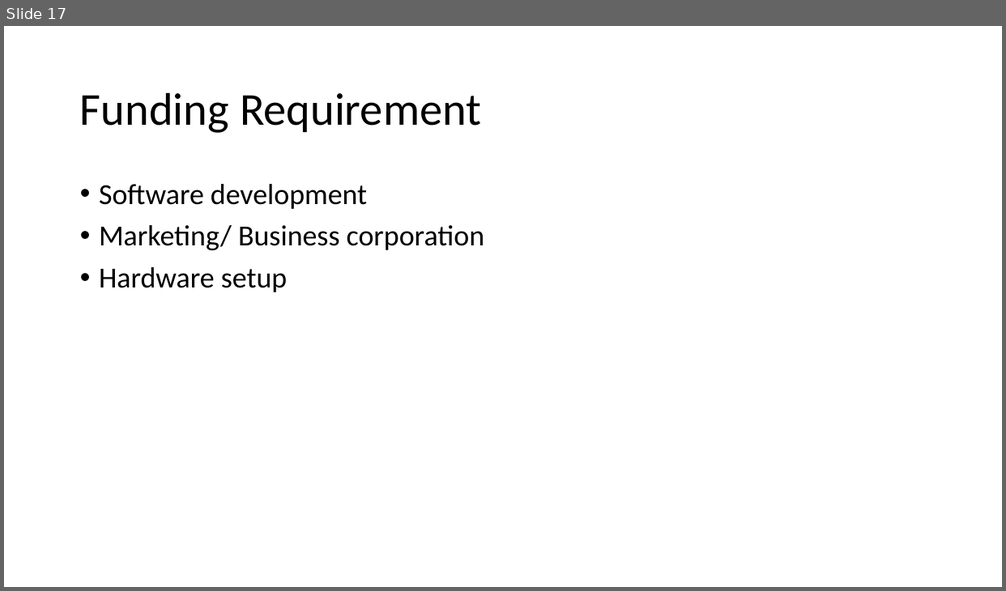
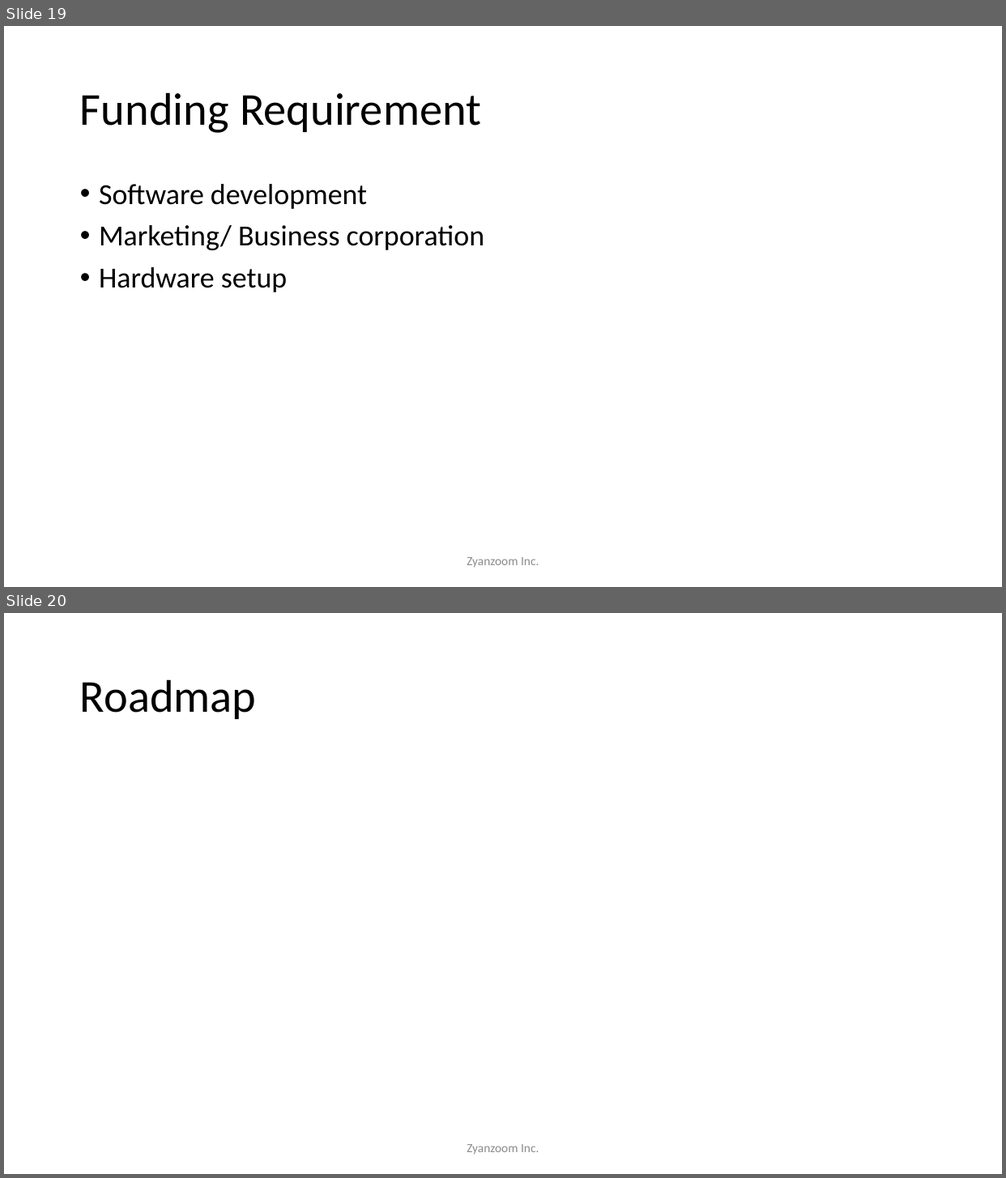
Before and after one commit to twigzxd/ZXXXZ, a slide deck: SmartLocker.pptx. Shown one above the other, each under a label of ours: slide 17 before the commit, slides 19 and 20 after it. The pictures are 1006x591 and 1006x1178 pixels, drawn with LibreOffice and Linux fonts; fonts in the diff are those of the drawing. Boxes give left, top, right and bottom in pixels: in the first picture for what was removed or moved away, otherwise in the second. Text is boxed around its words. In the diff, an @@ line names an element or a change of style, - is before the commit and + after.

```diff
--- a/SmartLocker.pptx
+++ b/SmartLocker.pptx
@@ slide 20 added at (x1=4, y1=613, x2=1002, y2=1174), background #FFFFFF @@
@@ title added at (x1=80, y1=679, x2=257, y2=719), 44 pt, text #000000 @@
+Roadmap
@@ text added at (x1=467, y1=1144, x2=539, y2=1155), 12 pt, text #8C8C8C @@
+Zyanzoom Inc.
@@ what was slide 17 is now slide 19 @@
@@ slide 19 changed as well @@
@@ text added at (x1=467, y1=557, x2=539, y2=568), 12 pt, text #8C8C8C @@
+Zyanzoom Inc.
```
Also in this commit, not shown: 14 other slides changed, 3 other slides added, 1 slide removed, 1 other file.
